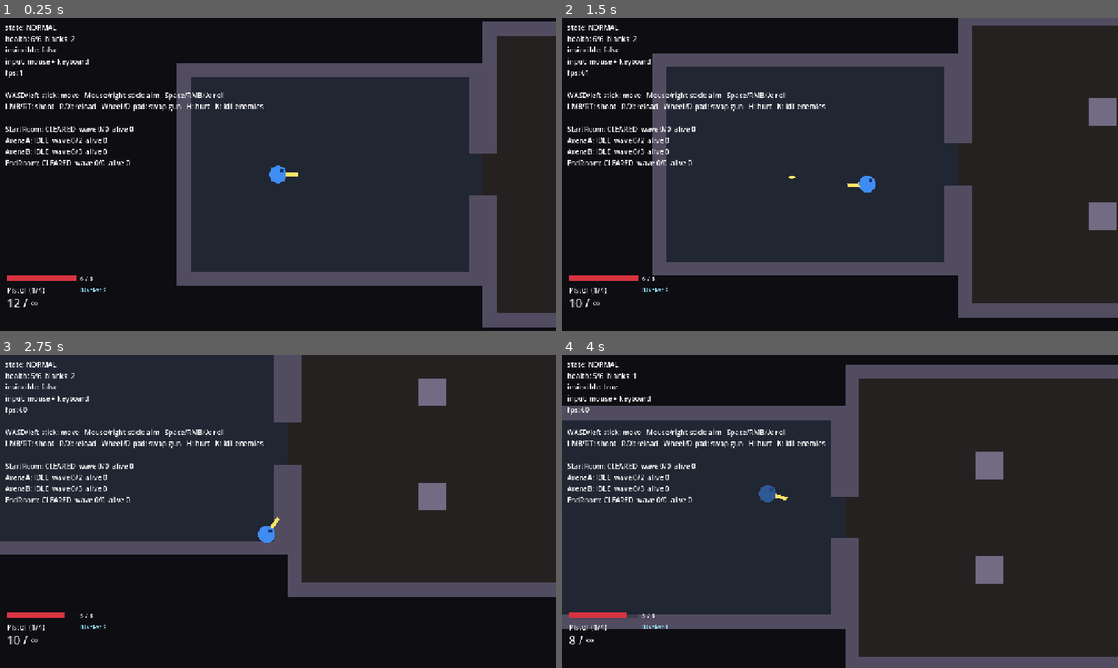
Above: before the commit, frames 1-4 (two rows, left to right).
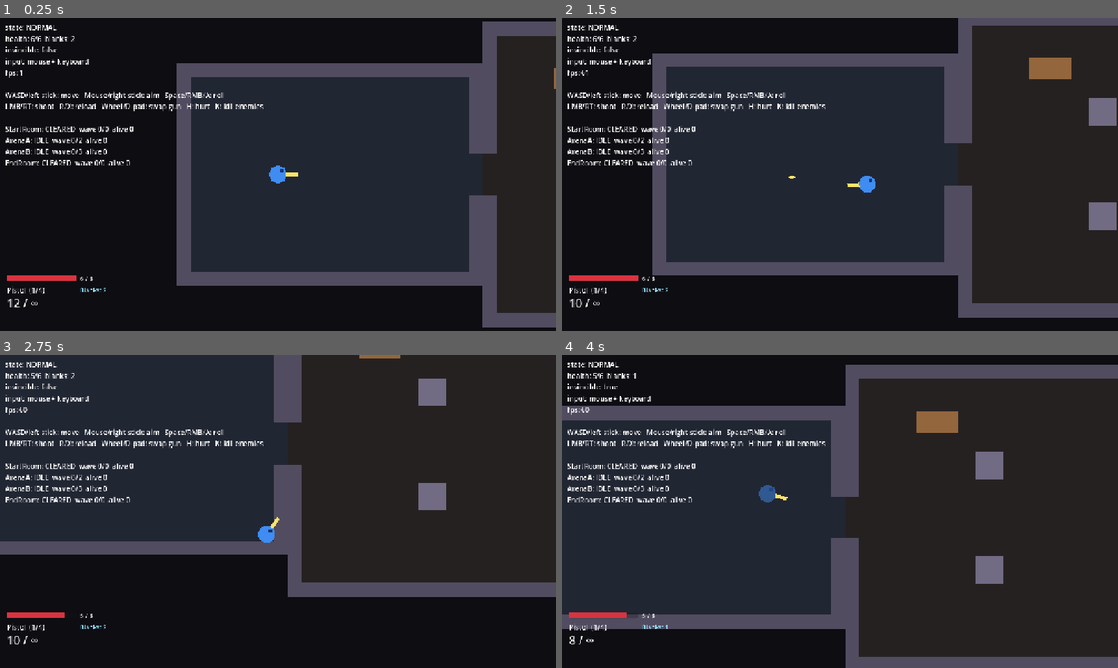
Above: after the commit, the same moments.

Repository: SalemRose/Gungeon-Massive-Ripoff-Edition
Game: Godot game, scene res://levels/test_level/test_level.tscn
Same seed, same stepped clock (60 frames per second), same inputs: the game is played once before the commit and once after it.
Inputs (mouse positions are in pixels of both pictures, inside the frame that each line leads up to):
- Up to frame 1 (0.25 s): no input
- Up to frame 2 (1.5 s): tap Enter at 0.5 s; move the mouse to (962, 158) at 0.52 s; press the mouse at (962, 158) at 0.53 s; hold D (move_right) 0.53-1.28 s; tap E (interact) at 0.6 s; move the mouse to (728, 190) at 1.27 s; release the mouse at (728, 190) at 1.28 s; hold S (move_down) from 1.28 s (still down); click (728, 190) at 1.35 s
- Up to frame 3 (2.75 s): tap H at 1.55, 2.1 s; move the mouse to (333, 442) at 2.02 s; release S (move_down) at 2.03 s; hold D (move_right) from 2.03 s (still down); tap K at 2.3 s
- Up to frame 4 (4 s): move the mouse to (812, 574) at 2.77 s; release D (move_right) at 2.78 s; hold W (move_up) 2.78-3.53 s; tap K at 2.85 s; click (812, 574) at 2.92 s; tap E (interact) at 3.05 s; move the mouse to (1006, 558) at 3.52 s; press the mouse at (1006, 558) at 3.53 s; hold A (move_left) from 3.53 s (still down); tap Q (blank) at 3.6 s

The runs differ from the first frame. In frame 1, less than 0.1% of the frame differs, in the area x 99-100%, y 16-23%; in frame 2, 0.5%, in the area x 84-92%, y 12-20%; in frame 3, less than 0.1%; in frame 4, 0.5%.

Commit message:
Step 5b: flippable tables and the interact system
- Table prop: standing = blocks walking only; flipped (Interact, E / gamepad Y)
  = cover that stops enemy bullets, lets the player's bullets through, takes
  damage and breaks; barrier faces the player who flipped it
- Generic interact system: anything in the "interactables" group with
  can_interact()/interact() can be used with the closest-in-range rule
  (shops, chests and stairs will reuse it)
- New physics layers: 8 table (blocks movement), 9 cover (enemy bullets only)
- Rooms no longer spawn enemies inside tables
- Test level: two tables in the first arena

Co-Authored-By: Claude Sonnet 5.5 <noreply@anthropic.com>
Claude-Session: https://claude.ai/code/session_01EKLoHM38k4sTvWqdQMzUWo

Diff:
--- a/entities/enemies/enemy.gd
+++ b/entities/enemies/enemy.gd
@@ -34,8 +34,9 @@
 	KEEP_DISTANCE,  ## holds preferred_distance: backs off if close, strafes when in range
 }
 
-## Physics layer bits: 1 = world, 2 = player. Enemy bullets hit both.
-const BULLET_HIT_MASK := 1 | 2
+## Physics layer bits: 1 = world, 2 = player, 256 = cover (flipped tables).
+## Enemy bullets hit all three.
+const BULLET_HIT_MASK := 1 | 2 | 256
 const WORLD_MASK := 1
 
 @export_group("Stats")
--- a/entities/enemies/enemy.tscn
+++ b/entities/enemies/enemy.tscn
@@ -7,7 +7,7 @@
 
 [node name="Enemy" type="CharacterBody2D"]
 collision_layer = 4
-collision_mask = 7
+collision_mask = 135
 motion_mode = 1
 script = ExtResource("1_enemy")
 
--- a/entities/player/player.gd
+++ b/entities/player/player.gd
@@ -54,6 +54,10 @@
 ## Stops a double-tap from burning two blanks.
 @export var blank_cooldown: float = 0.35
 
+@export_group("Interaction")
+## How close something must be to use it with the Interact button.
+@export var interact_range: float = 44.0
+
 @export_group("Aiming")
 ## 0 = camera stays on the player, 1 = camera sits on the cursor.
 @export_range(0.0, 1.0) var camera_lean: float = 0.25
@@ -147,6 +151,8 @@
 		_roll_buffer_left = roll_buffer_time
 	if Input.is_action_just_pressed("blank"):
 		use_blank()
+	if Input.is_action_just_pressed("interact") and state == State.NORMAL:
+		try_interact()
 
 
 func _update_aim() -> void:
@@ -261,6 +267,27 @@
 	return true
 
 
+## Uses the closest thing in range that can be used (flip a table, open a
+## chest, take stairs...). Anything usable joins the "interactables" group and
+## provides can_interact(player) and interact(player). Returns true if
+## something was used.
+func try_interact() -> bool:
+	var best: Node2D = null
+	var best_distance := interact_range
+	for node in get_tree().get_nodes_in_group("interactables"):
+		var candidate := node as Node2D
+		if candidate == null or not candidate.has_method("can_interact") or not candidate.can_interact(self):
+			continue
+		var distance := global_position.distance_to(candidate.global_position)
+		if distance <= best_distance:
+			best_distance = distance
+			best = candidate
+	if best == null:
+		return false
+	best.interact(self)
+	return true
+
+
 ## Spends one blank: destroys nearby enemy bullets, pushes enemies back and
 ## grants a moment of invincibility. Works mid-roll. Returns false if there is
 ## no blank to spend (or we are dead / still in the double-tap cooldown).
--- a/entities/player/player.tscn
+++ b/entities/player/player.tscn
@@ -13,7 +13,7 @@
 
 [node name="Player" type="CharacterBody2D"]
 collision_layer = 2
-collision_mask = 5
+collision_mask = 133
 motion_mode = 1
 script = ExtResource("1_player")
 
--- a/entities/projectiles/enemy_bullet.tscn
+++ b/entities/projectiles/enemy_bullet.tscn
@@ -4,7 +4,7 @@
 
 [node name="EnemyBullet" type="Node2D"]
 script = ExtResource("1_bullet")
-hit_mask = 3
+hit_mask = 259
 
 [node name="Visual" type="Polygon2D" parent="."]
 polygon = PackedVector2Array(4, 0, 2.83, 2.83, 0, 4, -2.83, 2.83, -4, 0, -2.83, -2.83, 0, -4, 2.83, -2.83)
--- /dev/null
+++ b/levels/props/table.gd
@@ -0,0 +1,146 @@
+class_name Table
+extends StaticBody2D
+## A table you can flip into cover, Gungeon style.
+##
+##   STANDING   a low obstacle: blocks walking (you, enemies) but bullets fly
+##              over it. Walk up to it and press Interact (E / gamepad Y).
+##   FLIPPED    turned on its side: a thin barrier that STOPS ENEMY BULLETS
+##              (taking damage until it breaks) while YOUR bullets pass through,
+##              so you can shoot from behind it.
+##
+## The barrier faces the player who flipped it: stand south of the table and it
+## becomes a horizontal wall between you and whatever is north of it.
+##
+## PHYSICS LAYERS (Project Settings > Layer Names)
+##   8 "table"  everything solid here blocks walking (player and enemies check it)
+##   9 "cover"  only a flipped table is here; only enemy bullets check it
+##
+## INTERACTION: tables join the "interactables" group and provide
+## can_interact(player), interact(player) and get_prompt(). The player presses
+## Interact near the closest one. Shops, chests and stairs will do the same.
+##
+## ART: everything visible is under `Visual`. Replace the Top polygon with
+## sprites for the standing and flipped look; this script only recolours Top.
+
+signal flipped
+signal broken
+
+const TABLE_LAYER := 128   # layer 8
+const COVER_LAYER := 256   # layer 9
+const PROMPT_RANGE := 44.0
+
+@export var standing_size: Vector2 = Vector2(48.0, 24.0)
+## Size of the barrier when its long side is horizontal (it is rotated for
+## east/west flips).
+@export var flipped_size: Vector2 = Vector2(48.0, 10.0)
+@export var max_health: float = 30.0
+@export var standing_color: Color = Color(0.58, 0.40, 0.24)
+@export var flipped_color: Color = Color(0.38, 0.26, 0.16)
+
+var is_flipped: bool = false
+var health: float = 0.0
+
+var _tween: Tween
+var _player: Player
+
+@onready var shape: CollisionShape2D = $CollisionShape2D
+@onready var visual: Node2D = $Visual
+@onready var top: Polygon2D = $Visual/Top
+@onready var prompt: Label = $Prompt
+
+
+func _ready() -> void:
+	add_to_group("interactables")
+	health = max_health
+	collision_layer = TABLE_LAYER
+	collision_mask = 0
+	_apply_size(standing_size)
+	top.color = standing_color
+
+
+func _process(_delta: float) -> void:
+	# Show the "press E" hint only while a player who could flip us is close.
+	if not is_instance_valid(_player):
+		_player = get_tree().get_first_node_in_group("player") as Player
+	var near := _player != null and can_interact(_player) and global_position.distance_to(_player.global_position) <= PROMPT_RANGE
+	prompt.visible = near
+	if near:
+		prompt.text = get_prompt(_player)
+
+
+# --- Interaction (called by the player) ---------------------------------------
+
+func can_interact(_player_node: Player) -> bool:
+	return not is_flipped
+
+
+func get_prompt(player_node: Player) -> String:
+	return "Y" if player_node.using_gamepad else "E"
+
+
+func interact(player_node: Player) -> void:
+	flip(player_node.global_position)
+
+
+# --- Flipping ---------------------------------------------------------------------
+
+## Flips the table so the barrier stands between `from_position` and the table.
+func flip(from_position: Vector2) -> void:
+	if is_flipped:
+		return
+	is_flipped = true
+	var away := global_position - from_position
+	# Pushed mostly east/west -> the barrier runs north/south, and vice versa.
+	var size := flipped_size
+	if absf(away.x) > absf(away.y):
+		size = Vector2(flipped_size.y, flipped_size.x)
+	_apply_size(size)
+	collision_layer = TABLE_LAYER | COVER_LAYER
+
+	top.color = flipped_color
+	if _tween:
+		_tween.kill()
+	visual.scale = Vector2(1.25, 1.25)
+	_tween = create_tween()
+	_tween.tween_property(visual, "scale", Vector2.ONE, 0.18)
+	flipped.emit()
+
+
+# --- Taking hits (called by bullets) ------------------------------------------------
+
+## Only a flipped table is ever on the layer enemy bullets check, so a standing
+## table is never asked. Returns true when the hit landed (the bullet stops).
+func take_damage(amount: float) -> bool:
+	if not is_flipped:
+		return false
+	health -= amount
+	_flash()
+	if health <= 0.0:
+		_break()
+	return true
+
+
+func _flash() -> void:
+	top.modulate = Color(2.2, 2.2, 2.2)
+	var flash := create_tween()
+	flash.tween_property(top, "modulate", Color.WHITE, 0.08)
+
+
+func _break() -> void:
+	collision_layer = 0  # stops blocking right away
+	broken.emit()
+	var tween := create_tween().set_parallel(true)
+	tween.tween_property(visual, "scale", Vector2(1.4, 0.2), 0.15)
+	tween.tween_property(visual, "modulate:a", 0.0, 0.15)
+	tween.chain().tween_callback(queue_free)
+
+
+# --- Helpers ---------------------------------------------------------------------------
+
+## Every table gets its own shape resource, so resizing one never resizes another.
+func _apply_size(size: Vector2) -> void:
+	var rect := RectangleShape2D.new()
+	rect.size = size
+	shape.shape = rect
+	var half := size * 0.5
+	top.polygon = PackedVector2Array([-half, Vector2(half.x, -half.y), half, Vector2(-half.x, half.y)])
--- /dev/null
+++ b/levels/props/table.tscn
@@ -0,0 +1,24 @@
+[gd_scene load_steps=2 format=3]
+
+[ext_resource type="Script" path="res://levels/props/table.gd" id="1_table"]
+
+[node name="Table" type="StaticBody2D"]
+collision_layer = 128
+collision_mask = 0
+script = ExtResource("1_table")
+
+[node name="CollisionShape2D" type="CollisionShape2D" parent="."]
+
+[node name="Visual" type="Node2D" parent="."]
+
+[node name="Top" type="Polygon2D" parent="Visual"]
+
+[node name="Prompt" type="Label" parent="."]
+visible = false
+offset_left = -10.0
+offset_top = -36.0
+offset_right = 10.0
+offset_bottom = -18.0
+theme_override_font_sizes/font_size = 13
+text = "E"
+horizontal_alignment = 1
--- a/levels/rooms/room.gd
+++ b/levels/rooms/room.gd
@@ -39,6 +39,9 @@
 ## Physics layer masks: 1 = world, 2 = player.
 const WORLD_MASK := 1
 const PLAYER_MASK := 2
+## Everything an enemy must not spawn inside: walls, pillars (layer 1) and
+## tables (layer 8).
+const OBSTACLE_MASK := 1 | 128
 
 @export_group("Shape")
 ## Size of the floor in pixels (walls are built outside of it).
@@ -402,7 +405,7 @@
 	var query := PhysicsShapeQueryParameters2D.new()
 	query.shape = circle
 	query.transform = Transform2D(0.0, spot)
-	query.collision_mask = WORLD_MASK
+	query.collision_mask = OBSTACLE_MASK
 	return get_world_2d().direct_space_state.intersect_shape(query, 1).is_empty()
 
 
--- a/levels/test_level/test_level.tscn
+++ b/levels/test_level/test_level.tscn
@@ -10,6 +10,7 @@
 [ext_resource type="PackedScene" path="res://entities/enemies/ring_turret.tscn" id="8_ring"]
 [ext_resource type="PackedScene" path="res://entities/enemies/spiral_mage.tscn" id="9_mage"]
 [ext_resource type="PackedScene" path="res://levels/rooms/pillar.tscn" id="10_pillar"]
+[ext_resource type="PackedScene" path="res://levels/props/table.tscn" id="11_table"]
 
 [sub_resource type="Resource" id="RoomWave_ArenaA_1"]
 script = ExtResource("3_wave")
@@ -68,6 +69,12 @@
 [node name="Pillar4" parent="Rooms/ArenaA" instance=ExtResource("10_pillar")]
 position = Vector2(90, 60)
 
+[node name="Table1" parent="Rooms/ArenaA" instance=ExtResource("11_table")]
+position = Vector2(-150, -110)
+
+[node name="Table2" parent="Rooms/ArenaA" instance=ExtResource("11_table")]
+position = Vector2(150, 110)
+
 [node name="ArenaB" type="Node2D" parent="Rooms"]
 position = Vector2(944, 0)
 script = ExtResource("2_room")
--- a/project.godot
+++ b/project.godot
@@ -38,6 +38,8 @@
 2d_physics/layer_5="enemy_projectile"
 2d_physics/layer_6="pickup"
 2d_physics/layer_7="interactable"
+2d_physics/layer_8="table"
+2d_physics/layer_9="cover"
 
 [rendering]
 
Not shown, added: levels/props/table.gd.uid
Not shown: 1 places in levels/test_level/test_level.tscn that only renumber resources
